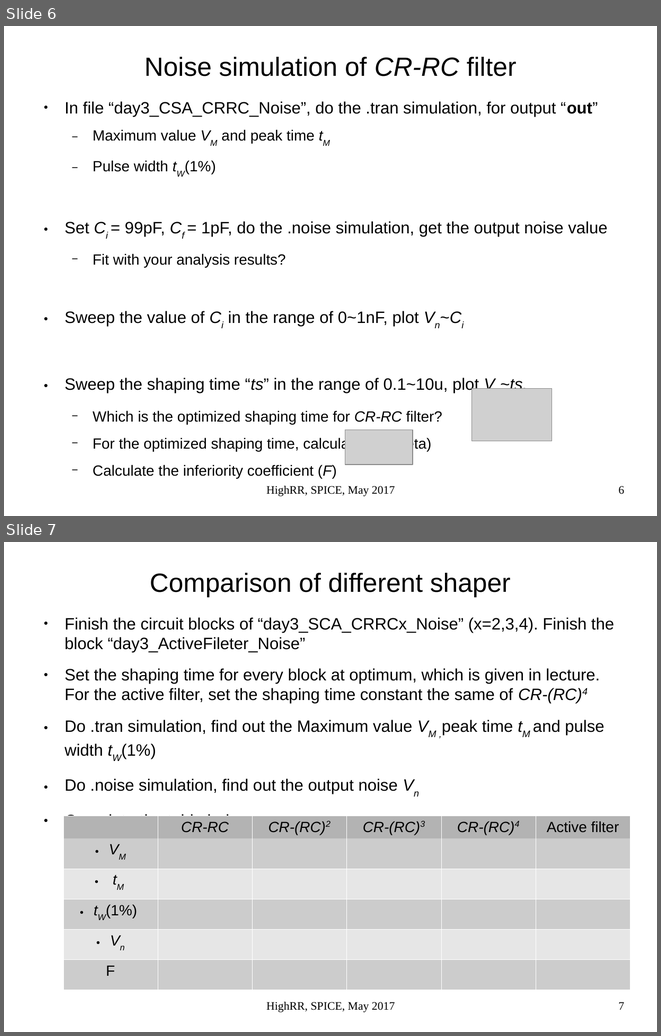
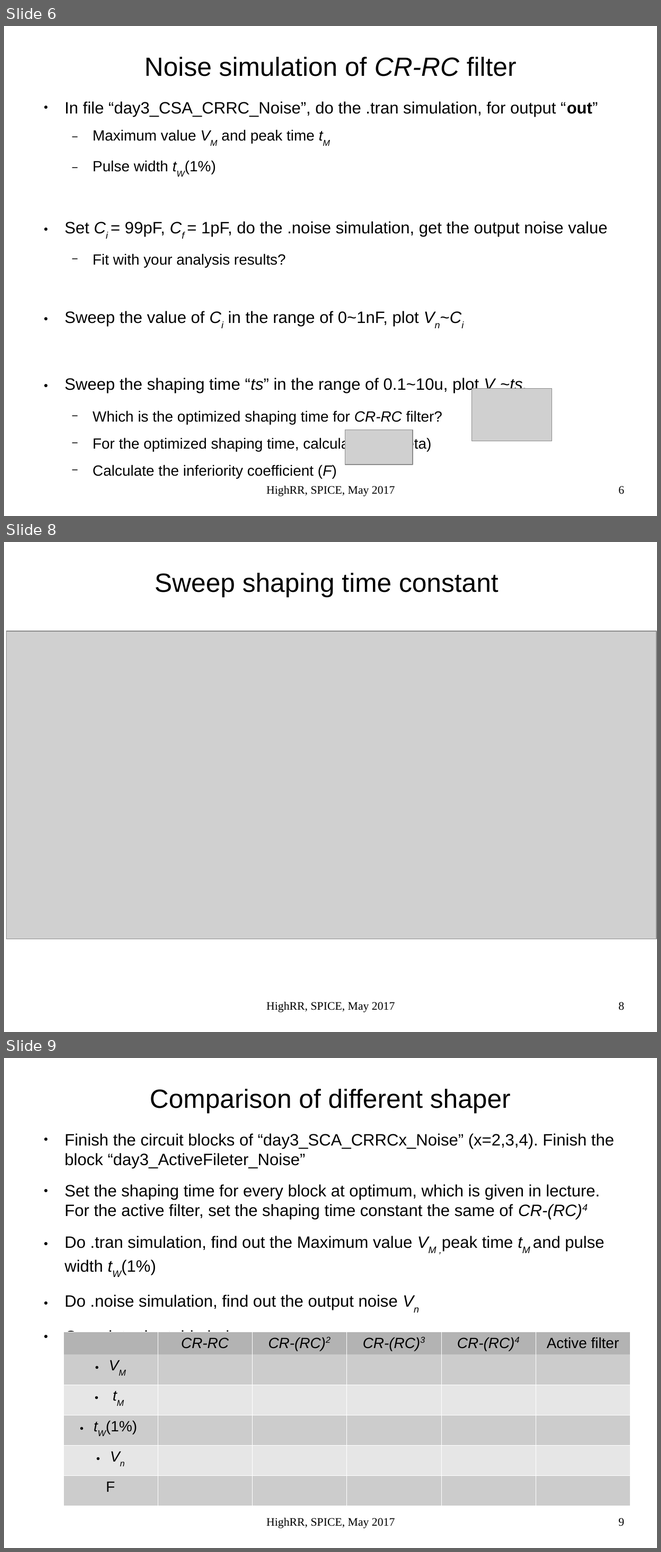
Before and after one commit to yuanzx10/slides, a slide deck: HighRR_Handson_2017/Day3_HandsOn_Solutions.odp. Shown one above the other, each under a label of ours: slides 6 and 7 before the commit, slides 6, 8 and 9 after it; the slides between them are not shown. The pictures are 661x1036 and 661x1552 pixels, drawn with LibreOffice and Linux fonts; fonts in the diff are those of the drawing; grey boxes stand for pictures. Boxes give left, top, right and bottom in pixels: in the first picture for what was removed or moved away, otherwise in the second. Text is boxed around its words. In the diff, an @@ line names an element or a change of style, - is before the commit and + after.

```diff
--- a/HighRR_Handson_2017/Day3_HandsOn_Solutions.odp
+++ b/HighRR_Handson_2017/Day3_HandsOn_Solutions.odp
@@ slide 8 added at <box>4,542,657,1032</box>, background #FFFFFF @@
@@ title added at <box>155,573,498,597</box>, 32 pt, text #000000 @@
+Sweep shaping time constant
@@ picture added at <box>6,631,657,939</box> @@
@@ text added at <box>266,1002,395,1012</box>, 14 pt, text #000000 @@
+HighRR, SPICE, May 2017
@@ page number added at <box>618,1002,624,1010</box>, 14 pt, text #000000 @@
+8
@@ what was slide 7 is now slide 9 @@
@@ page number at <box>618,1518,624,1526</box>: text changed @@
-7
+9
```
Also in this commit, not shown: 3 slides changed, 1 other slide added, 1 other file.
